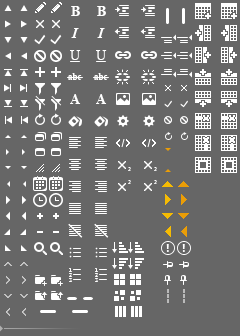
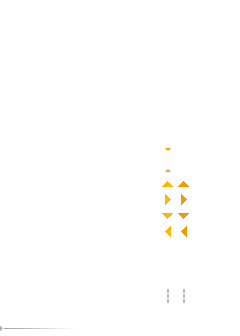
Revision of a layered 240x336 image; what changed, layer by layer:
painted on "table hover" over [221, 7, 237, 172]
painted on "table" over [195, 7, 211, 172]
hid "gray" over [0, 0, 240, 336]
